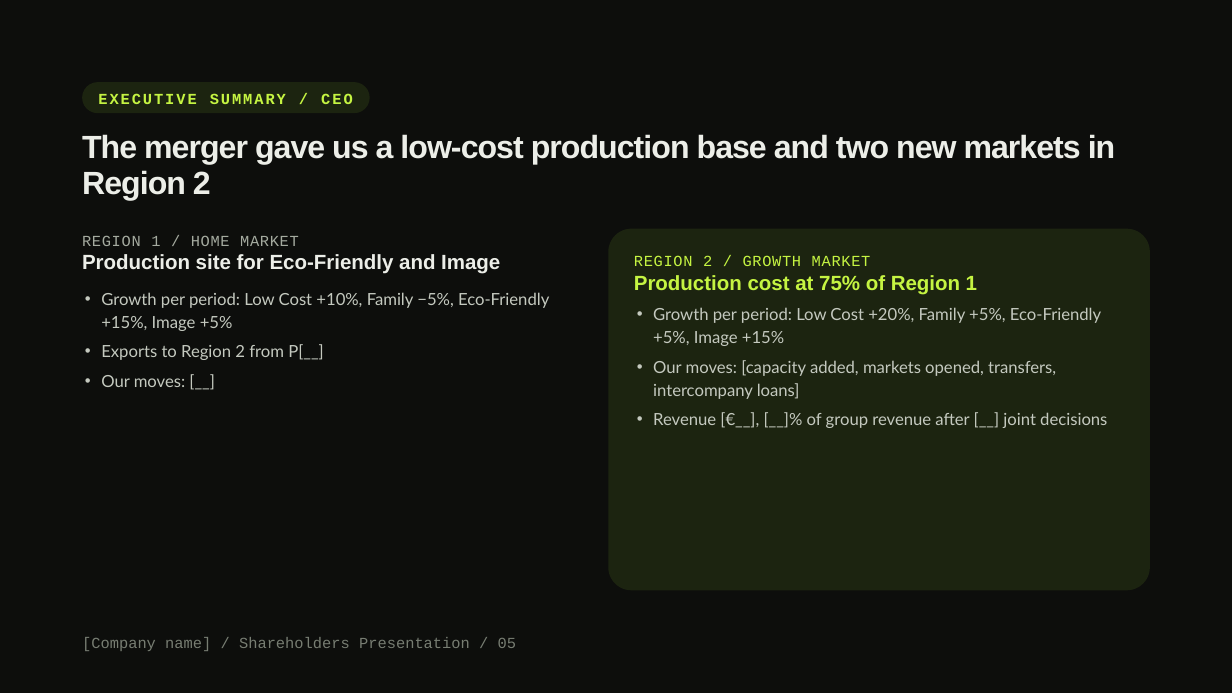
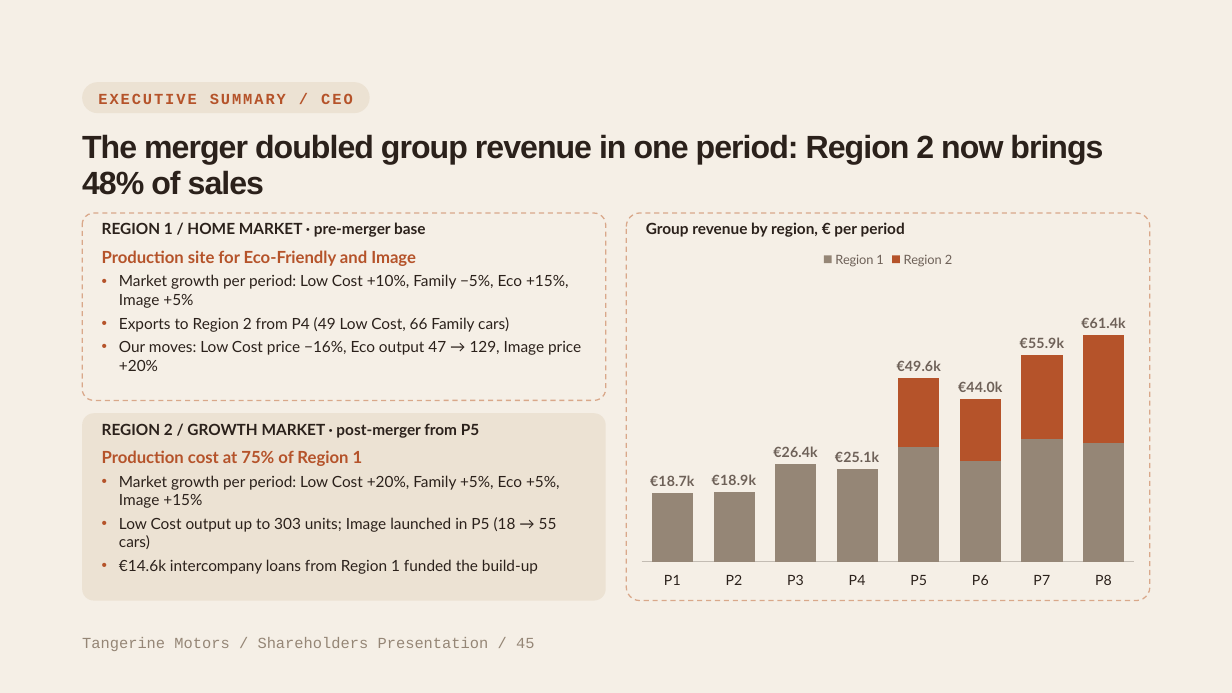
Before and after one commit to moridoca/tangerine-motors, a slide deck: slide 45 of assets/ir/FY26-Praesentation.pptx (slide 5 before the commit). Drawn at 1232x693 pixels with LibreOffice and Linux fonts; fonts in the diff are those of the drawing; background and template pictures are left out. Boxes give left, top, right and bottom in pixels: in the first picture for what was removed or moved away, otherwise in the second. Text is boxed around its words. In the diff, an @@ line names an element or a change of style, - is before the commit and + after.

Commit message:
FY26 Präsentation: aktuelle Shareholders Presentation (PPTX)

```diff
--- a/assets/ir/FY26-Praesentation.pptx
+++ b/assets/ir/FY26-Praesentation.pptx
@@ background #0D0E0C to #F5EFE6 @@
@@ rounded rectangle "EXECUTIVE SUMMARY / CEO" at [82,82,370,114]: text colour #C5F442 to #B5532A; fill #1C2410 to #ECE2D3 @@
@@ title at [82,134,1103,195]: text changed; text colour #ECEEE8 to #2B211B @@
-The merger gave us a low-cost production base and two new markets in Region 2
+The merger doubled group revenue in one period: Region 2 now brings 48% of sales
@@ rounded rectangle added at [82,213,606,401], fill #F5EFE6, outline #D9A88A 1 pt dashed @@
@@ text at [102,222,425,237]: text changed; font Courier New to Lato; text colour #A4AA9F to #2B211B; bold on @@
-REGION 1 / HOME MARKET
+REGION 1 / HOME MARKET · pre-merger base
@@ rounded rectangle: place and size @@
-rounded rectangle at [608,228,1150,590]
+rounded rectangle at [627,213,1151,601]
@@ rounded rectangle at [627,213,1151,601]: fill #1C2410 to #F5EFE6; outline none to #D9A88A 1 pt dashed; proportions changed @@
@@ text added at [646,222,905,237], 12 pt, text #2B211B, bold @@
+Group revenue by region, € per period
@@ text removed at [82,254,500,274] @@
-Production site for Eco-Friendly and Image
@@ text at [102,250,581,371]: text changed; size 13 to 12 pt; text colour #C4C9BF to #2B211B @@
-• Growth per period: Low Cost +10%, Family −5%, Eco-Friendly +15%, Image +5%
-• Exports to Region 2 from P[__]
-• Our moves: [__]
+Production site for Eco-Friendly and Image
+• Market growth per period: Low Cost +10%, Family −5%, Eco +15%, Image +5%
+• Exports to Region 2 from P4 (49 Low Cost, 66 Family cars)
+• Our moves: Low Cost price −16%, Eco output 47 → 129, Image price +20%
@@ column stacked chart added at [631,241,1145,595] @@
+categories: P1, P2, P3, P4, P5, P6, P7, P8
+Region 1: 19000, 19000, 26000, 25000, 31000, 27000, 33000, 32000
+Region 2: 0, 0, 0, 0, 19000, 17000, 23000, 29000
+Series 3: 18700, 18900, 26400, 25100, 49600, 44000, 55900, 61400
@@ text removed at [634,275,977,295] @@
-Production cost at 75% of Region 1
@@ text removed at [653,307,1107,428] @@
-• Growth per period: Low Cost +20%, Family +5%, Eco-Friendly +5%, Image +15%
-• Our moves: [capacity added, markets opened, transfers, intercompany loans]
-• Revenue [€__], [__]% of group revenue after [__] joint decisions
@@ rounded rectangle added at [82,413,606,601], fill #ECE2D3 @@
@@ text at [102,423,479,438]: text changed; font Courier New to Lato; text colour #C5F442 to #2B211B; bold on @@
-REGION 2 / GROWTH MARKET
+REGION 2 / GROWTH MARKET · post-merger from P5
@@ text added at [102,450,560,574], 12 pt, text #2B211B @@
+Production cost at 75% of Region 1
+• Market growth per period: Low Cost +20%, Family +5%, Eco +5%, Image +15%
+• Low Cost output up to 303 units; Image launched in P5 (18 → 55 cars)
+• €14.6k intercompany loans from Region 1 funded the build-up
@@ text at [82,637,534,651]: text changed; text colour #777D72 to #958676 @@
-[Company name] / Shareholders Presentation / 05
+Tangerine Motors / Shareholders Presentation / 45
```
Also in this commit, not shown: 3 other slides changed, 51 slides added, 19 slides removed.
